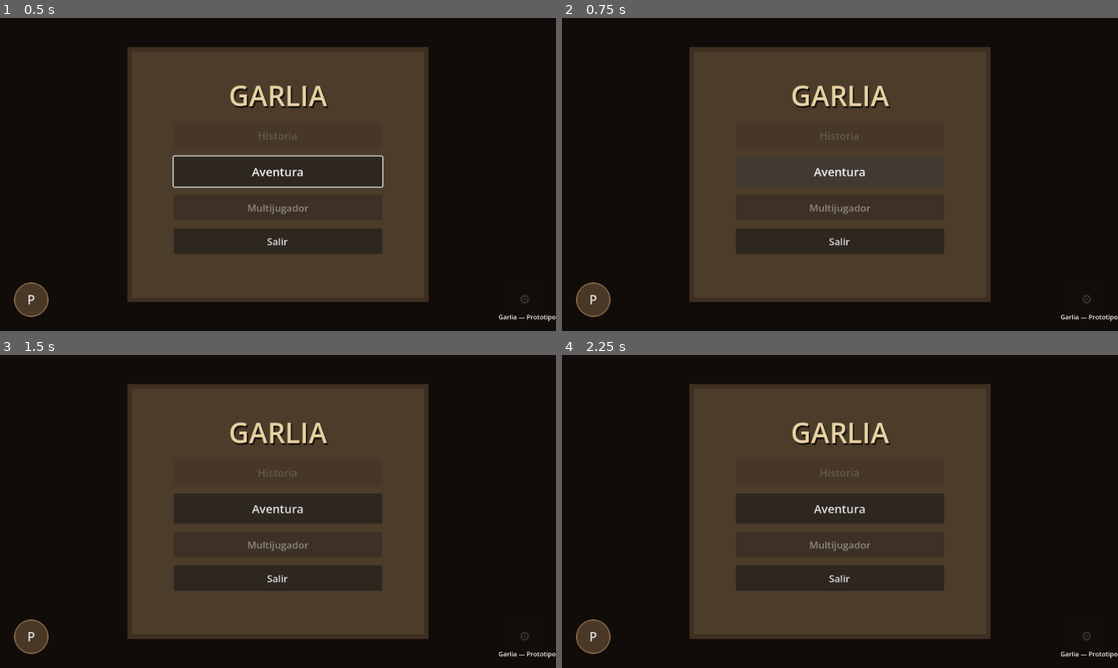
Above: before the commit, frames 1-4 (two rows, left to right).
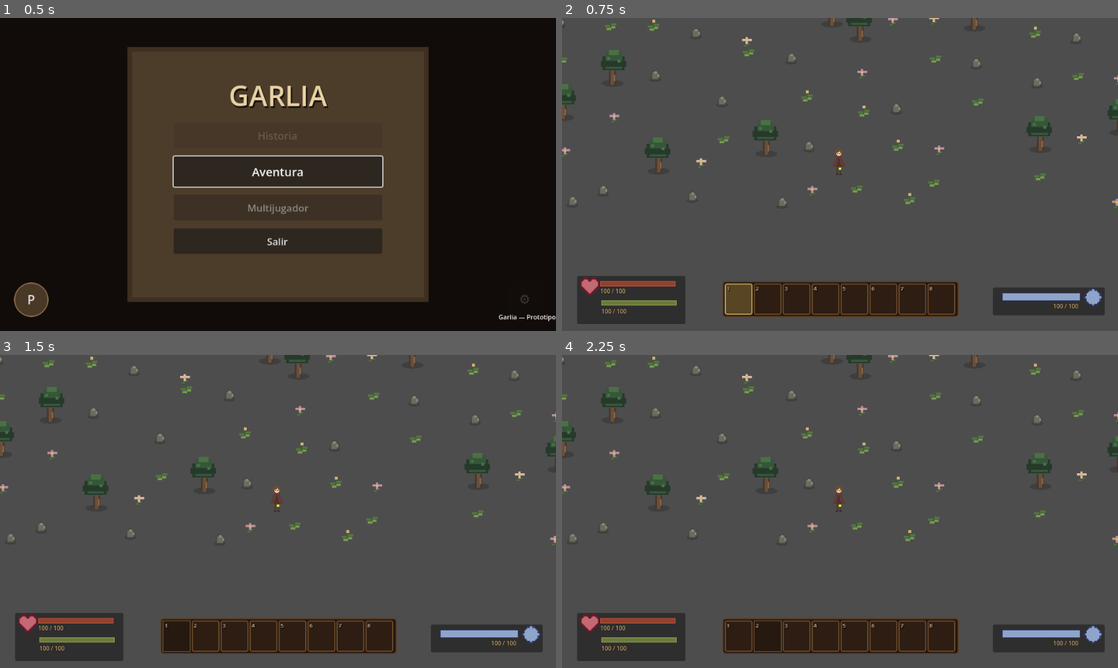
Above: after the commit, the same moments.

Repository: Franilover/Game
Game: Godot game, scene res://scenes/ui/start_menu.tscn
Same seed, same stepped clock (60 frames per second), same inputs: the game is played once before the commit and once after it.
Inputs (mouse positions are in pixels of both pictures, inside the frame that each line leads up to):
- Up to frame 1 (0.5 s): no input
- Up to frame 2 (0.75 s): click "Aventura" at 0.5 s
- Up to frame 3 (1.5 s): click (177, 636) at 1.25 s, where only the run after the commit has a clickable "1"
- Up to frame 4 (2.25 s): click (767, 636) at 2 s, where only the run after the commit has a clickable "2"

Frame 1 is identical in both runs. In frame 2, 98% of the frame differs, in the area x 0-100%, y 0-100%; in frame 3, 98%; in frame 4, 98%.

Commit message:
new commit

Diff:
--- a/scenes/wold/main.tscn
+++ b/scenes/wold/main.tscn
@@ -31,7 +31,8 @@
 
 [node name="Inventory" parent="UI" unique_id=1193147799 instance=ExtResource("6_inventory")]
 
-[node name="AdminConsole" parent="UI" instance=ExtResource("9_admin")]
+[node name="AdminConsole" type="CanvasLayer" parent="UI" unique_id=1465527241]
+script = ExtResource("9_admin")
 
 [node name="Systems" type="Node" parent="." unique_id=40830559]
 
--- a/scripts/characters/player.gd
+++ b/scripts/characters/player.gd
@@ -93,6 +93,17 @@
 
 	_actualizar_cooldowns(delta)
 
+	# Si una interfaz está bloqueando el gameplay,
+	# no procesamos ningún input del jugador.
+	if _esta_bloqueado_por_interfaz():
+		velocity = Vector2.ZERO
+
+		if state != State.IDLE:
+			state = State.IDLE
+			_update_visual()
+
+		return
+
 	# Mientras hacemos una acción especial,
 	# esa acción toma el control del movimiento.
 	if state == State.JUMP:
@@ -180,6 +191,18 @@
 	)
 
 
+func _esta_bloqueado_por_interfaz() -> bool:
+	var consola := get_tree().get_first_node_in_group(
+		"admin_console"
+	)
+
+	if consola != null:
+		if bool(consola.get("_abierto")):
+			return true
+
+	return get_tree().paused
+
+
 func _actualizar_cooldowns(delta: float) -> void:
 	_jump_cooldown_timer = maxf(
 		_jump_cooldown_timer - delta,
@@ -304,7 +327,6 @@
 
 	move_and_slide()
 
-	# Elevación visual (proporcional al tile de 32 px).
 	var altura: float = (
 		sin(progreso * PI)
 		* 16.0
@@ -407,7 +429,6 @@
 	if not is_alive:
 		return
 
-	# El dash permite esquivar daño.
 	if state == State.DASH:
 		return
 
@@ -571,19 +592,26 @@
 	if _proceso_ium_equipado.is_empty():
 		return
 
-	# Buscar IUM Manager para delegar
 	if _ium_manager_ref == null:
-		_ium_manager_ref = get_tree().get_first_node_in_group("ium_manager")
+		_ium_manager_ref = get_tree().get_first_node_in_group(
+			"ium_manager"
+		)
+
 		if _ium_manager_ref == null:
-			var systems := get_tree().current_scene.get_node_or_null("Systems")
+			var systems := get_tree().current_scene.get_node_or_null(
+				"Systems"
+			)
+
 			if systems != null:
-				_ium_manager_ref = systems.get_node_or_null("IUMManager")
+				_ium_manager_ref = systems.get_node_or_null(
+					"IUMManager"
+				)
 
 	if _ium_manager_ref == null:
 		return
 
-	# Buscar criatura más cercana como objetivo
 	var objetivo: Node = _buscar_objetivo_cercano()
+
 	_ium_manager_ref.usar_proceso_equipado(objetivo)
 
 
@@ -595,7 +623,11 @@
 	for criatura in criaturas:
 		if not is_instance_valid(criatura):
 			continue
-		var dist := global_position.distance_to(criatura.global_position)
+
+		var dist := global_position.distance_to(
+			criatura.global_position
+		)
+
 		if dist < dist_min:
 			dist_min = dist
 			mas_cercana = criatura
@@ -604,8 +636,8 @@
 
 
 func aplicar_efecto_slow(duracion: float) -> void:
-	## Llamado por criaturas como Lignianos al contacto.
 	var speed_original := move_speed
+
 	move_speed = move_speed * 0.4
 
 	await get_tree().create_timer(duracion).timeout
--- a/scripts/debug/admin_console.gd
+++ b/scripts/debug/admin_console.gd
@@ -1,23 +1,21 @@
 extends CanvasLayer
 class_name AdminConsole
-
 
 var _panel: PanelContainer
 var _historial: RichTextLabel
 var _entrada: LineEdit
-
 var _abierto: bool = false
 
 
 func _ready() -> void:
 	layer = 100
+	process_mode = Node.PROCESS_MODE_ALWAYS
+	add_to_group("admin_console")
 
 	_crear_interfaz()
-
 	visible = false
 
-
-func _unhandled_input(event: InputEvent) -> void:
+func _input(event: InputEvent) -> void:
 	if not event is InputEventKey:
 		return
 
@@ -26,50 +24,62 @@
 	if not tecla.pressed or tecla.echo:
 		return
 
-	if tecla.keycode == KEY_T:
-		toggle()
-		get_viewport().set_input_as_handled()
-		return
-
-	if tecla.keycode == KEY_ESCAPE and _abierto:
+	# T abre la consola.
+	if not _abierto:
+		if tecla.keycode == KEY_T:
+			abrir()
+			get_viewport().set_input_as_handled()
+		return
+
+	# ESC cierra la consola.
+	if tecla.keycode == KEY_ESCAPE:
 		cerrar()
 		get_viewport().set_input_as_handled()
 
 
-func toggle() -> void:
+func _shortcut_input(event: InputEvent) -> void:
+	if not _abierto:
+		return
+
+	# Este punto ocurre después de que los controles de UI
+	# hayan tenido oportunidad de recibir el texto.
+	#
+	# Si el evento llega aquí, ya no debe continuar hacia
+	# los inputs normales del juego.
+	get_viewport().set_input_as_handled()
+
+
+func abrir() -> void:
 	if _abierto:
-		cerrar()
-	else:
-		abrir()
-
-
-func abrir() -> void:
+		return
+
 	_abierto = true
 	visible = true
 
+	get_tree().paused = true
+
 	_entrada.clear()
 	_entrada.grab_focus()
 
-	_agregar_linea(
-		"[ADMIN] Consola abierta."
-	)
+	_agregar_linea("[ADMIN] Consola abierta.")
 
 
 func cerrar() -> void:
+	if not _abierto:
+		return
+
 	_abierto = false
 	visible = false
 
 	_entrada.release_focus()
+
+	get_tree().paused = false
 
 
 func _crear_interfaz() -> void:
 	_panel = PanelContainer.new()
 	_panel.name = "AdminPanel"
-
-	_panel.set_anchors_preset(
-		Control.PRESET_TOP_WIDE
-	)
-
+	_panel.set_anchors_preset(Control.PRESET_TOP_WIDE)
 	_panel.offset_left = 12.0
 	_panel.offset_top = 12.0
 	_panel.offset_right = -12.0
@@ -79,79 +89,51 @@
 
 	var columna := VBoxContainer.new()
 	columna.name = "Column"
-
 	_panel.add_child(columna)
 
 	var titulo := Label.new()
 	titulo.text = "ADMIN CONSOLE"
-
-	titulo.add_theme_font_size_override(
-		"font_size",
-		12
-	)
-
+	titulo.add_theme_font_size_override("font_size", 12)
 	columna.add_child(titulo)
 
 	_historial = RichTextLabel.new()
 	_historial.name = "Historial"
-
 	_historial.bbcode_enabled = true
 	_historial.fit_content = true
-	_historial.custom_minimum_size = Vector2(
-		0.0,
-		48.0
-	)
-
+	_historial.custom_minimum_size = Vector2(0.0, 48.0)
 	_historial.text = (
 		"[color=#b4befe]"
 		+ "Garlia Admin"
 		+ "[/color]\n"
 		+ "Escribe /help para ver comandos."
 	)
-
 	columna.add_child(_historial)
 
 	_entrada = LineEdit.new()
 	_entrada.name = "CommandInput"
-
-	_entrada.placeholder_text = (
-		"/summon Aoris"
-	)
-
+	_entrada.placeholder_text = "/summon Aoris"
 	_entrada.clear_button_enabled = true
-
-	_entrada.text_submitted.connect(
-		_al_enviar_comando
-	)
-
+	_entrada.text_submitted.connect(_al_enviar_comando)
 	columna.add_child(_entrada)
 
 
-func _al_enviar_comando(
-	texto: String
-) -> void:
+func _al_enviar_comando(texto: String) -> void:
 	var comando := texto.strip_edges()
 
 	if comando.is_empty():
 		return
 
-	_agregar_linea(
-		"> " + comando
-	)
+	_agregar_linea("> " + comando)
 
 	_entrada.clear()
 
-	_ejecutar_comando(
-		comando
-	)
+	_ejecutar_comando(comando)
 
 	if _abierto:
 		_entrada.grab_focus()
 
 
-func _ejecutar_comando(
-	comando: String
-) -> void:
+func _ejecutar_comando(comando: String) -> void:
 	if not comando.begins_with("/"):
 		_agregar_linea(
 			"[color=#d88]"
@@ -160,10 +142,7 @@
 		)
 		return
 
-	var partes := comando.split(
-		" ",
-		false
-	)
+	var partes := comando.split(" ", false)
 
 	if partes.is_empty():
 		return
@@ -200,9 +179,7 @@
 	)
 
 
-func _comando_summon(
-	partes: Array[String]
-) -> void:
+func _comando_summon(partes: Array[String]) -> void:
 	if partes.size() < 2:
 		_agregar_linea(
 			"[color=#d88]"
@@ -227,9 +204,7 @@
 		)
 		return
 
-	if not world_generator.has_method(
-		"summon_criatura"
-	):
+	if not world_generator.has_method("summon_criatura"):
 		_agregar_linea(
 			"[color=#d88]"
 			+ "WorldGenerator no tiene summon_criatura()."
@@ -247,12 +222,7 @@
 	if resultado is Dictionary:
 		var datos := resultado as Dictionary
 
-		if bool(
-			datos.get(
-				"ok",
-				false
-			)
-		):
+		if bool(datos.get("ok", false)):
 			_agregar_linea(
 				"[color=#9fd18b]"
 				+ "Invocada: "
@@ -283,13 +253,10 @@
 		)
 
 
-func _agregar_linea(
-	texto: String
-) -> void:
+func _agregar_linea(texto: String) -> void:
 	if not is_instance_valid(_historial):
 		return
 
 	_historial.append_text(
-		"\n"
-		+ texto
-	)
+		"\n" + texto
+	)
Not shown: 1 places in scenes/wold/main.tscn that only renumber resources
